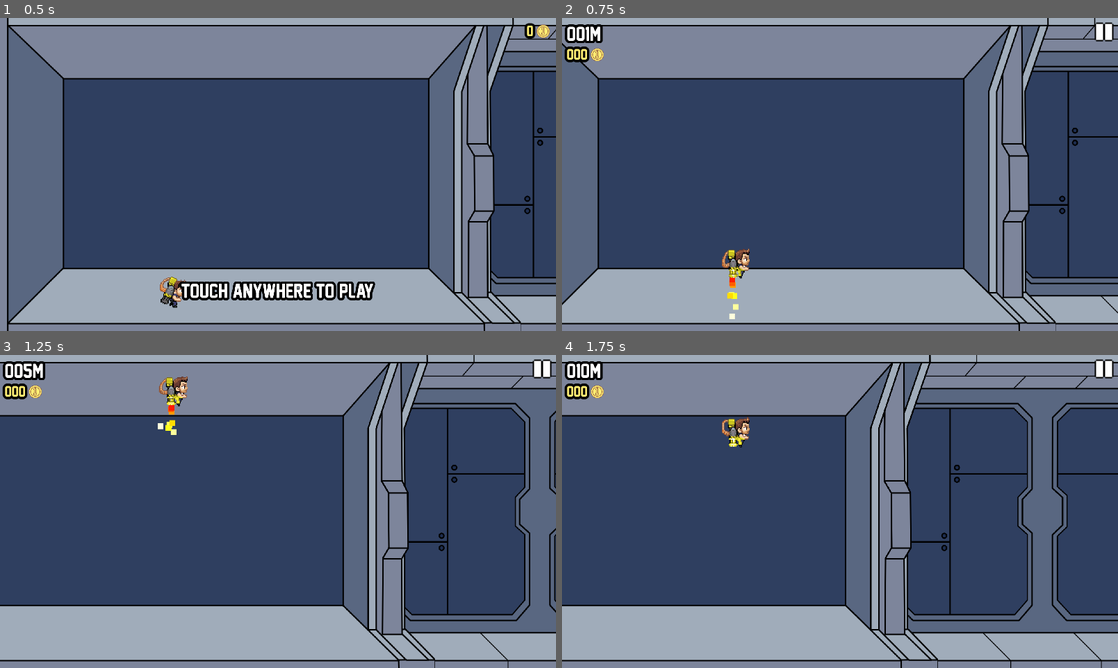
Above: before the commit, frames 1-4 (two rows, left to right).
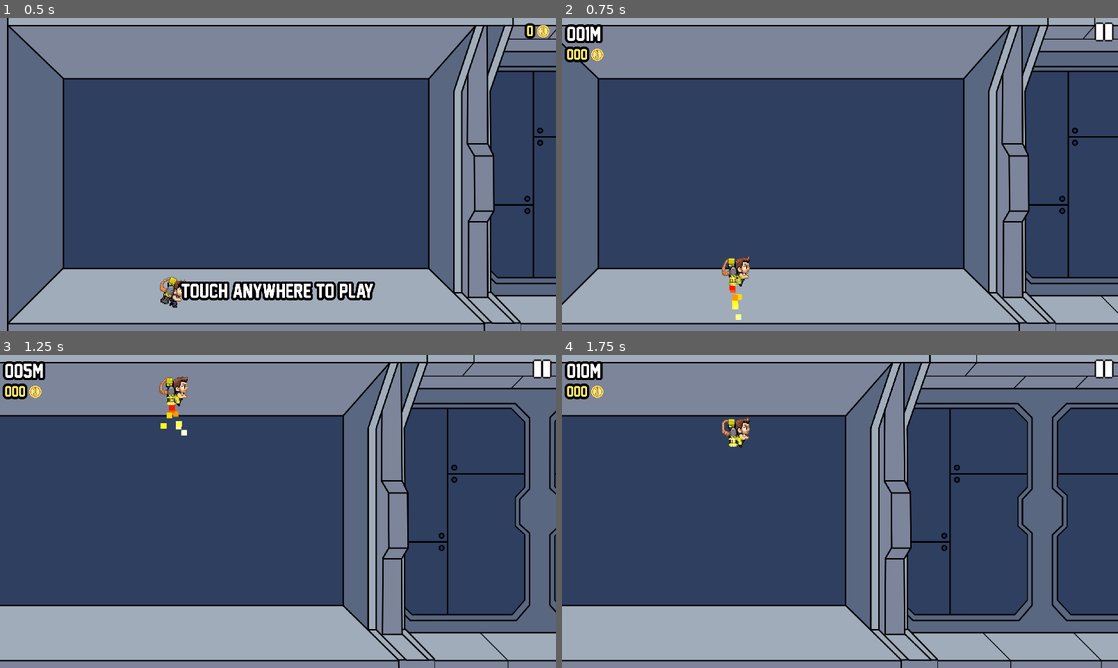
Above: after the commit, the same moments.

Repository: reyvanomario/data-dash
Game: Godot game, scene res://stages/main/main.tscn
Same seed, same stepped clock (60 frames per second), same inputs: the game is played once before the commit and once after it. Sound files missing from this copy of the repository are replaced by a short silence.
Inputs (mouse positions are in pixels of both pictures, inside the frame that each line leads up to):
- Up to frame 1 (0.5 s): no input
- Up to frame 2 (0.75 s): tap Enter at 0.5 s; move the mouse to (962, 158) at 0.52 s; press the mouse at (962, 158) at 0.53 s
- Up to frame 3 (1.25 s): no input
- Up to frame 4 (1.75 s): move the mouse to (728, 527) at 1.27 s; release the mouse at (728, 527) at 1.28 s; click (728, 527) at 1.35 s

Frame 1 is identical in both runs. In frame 2, 0.6% of the frame differs, in the area x 28-34%, y 73-97%; in frame 3, 0.2%; in frame 4, nothing differs.

Commit message:
Add coin audio when collected

Diff:
--- a/common/components/collect/collectable_2d.gd
+++ b/common/components/collect/collectable_2d.gd
@@ -5,6 +5,8 @@
 #region VARIABLES
 ## The identifier for this collectable.
 @export var identifier: String = ''
+## The audio stream to be played when this collectable is collected.
+@export var audio_streams: Array[AudioStream] = []
 #endregion
 
 #region SIGNALS
@@ -16,4 +18,10 @@
 ## To be called by a collector when this collectable is to be collected.
 func collect() -> void:
 	collected.emit()
+
+## To be called by a collector that plays an audio when this collectable is collected.
+func get_audio() -> AudioStream:
+	if audio_streams.is_empty():
+		return null
+	return audio_streams.pick_random()
 #endregion
--- a/common/components/collect/collector_2d.gd
+++ b/common/components/collect/collector_2d.gd
@@ -8,6 +8,8 @@
 
 ## The collision shape for the collector.
 @onready var collision_shape_2d: CollisionShape2D = $CollisionShape2D
+## The audio stream player respoinsible to play the specific audio for a collected collectable.
+@onready var audio_stream_player_2d: AudioStreamPlayer2D = $AudioStreamPlayer2D
 #endregion
 
 #region FUNCTIONS
@@ -16,5 +18,12 @@
 		if area is Collectable2D:
 			if area.identifier in collectable_identifiers:
 				area.collect()
+				play_audio(area)
 	)
+
+## Used to play the audio fetched from the collectable when collected.
+func play_audio(collectable: Collectable2D) -> void:
+	audio_stream_player_2d.stream = collectable.get_audio()
+	if audio_stream_player_2d.stream != null:
+		audio_stream_player_2d.play()
 #endregion
--- /dev/null
+++ b/default_bus_layout.tres
@@ -0,0 +1,27 @@
+[gd_resource type="AudioBusLayout" format=3 uid="uid://doqvyccw65fmt"]
+
+[resource]
+bus/1/name = &"sfx"
+bus/1/solo = false
+bus/1/mute = false
+bus/1/bypass_fx = false
+bus/1/volume_db = 0.0
+bus/1/send = &"Master"
+bus/2/name = &"running"
+bus/2/solo = false
+bus/2/mute = false
+bus/2/bypass_fx = false
+bus/2/volume_db = 0.0
+bus/2/send = &"sfx"
+bus/3/name = &"jetpack"
+bus/3/solo = false
+bus/3/mute = false
+bus/3/bypass_fx = false
+bus/3/volume_db = 0.0
+bus/3/send = &"sfx"
+bus/4/name = &"coins"
+bus/4/solo = false
+bus/4/mute = false
+bus/4/bypass_fx = false
+bus/4/volume_db = 0.0
+bus/4/send = &"sfx"
--- a/entities/collectable/coin/coin.tscn
+++ b/entities/collectable/coin/coin.tscn
@@ -1,9 +1,12 @@
-[gd_scene load_steps=15 format=3 uid="uid://c0daa8774747j"]
+[gd_scene load_steps=18 format=3 uid="uid://c0daa8774747j"]
 
 [ext_resource type="Script" path="res://entities/collectable/coin/coin.gd" id="1_6vs20"]
 [ext_resource type="Texture2D" uid="uid://botxktqdvtlc4" path="res://entities/collectable/coin/coin_sprite.png" id="2_dbmr0"]
 [ext_resource type="Script" path="res://common/components/collect/collectable_2d.gd" id="2_msi5q"]
 [ext_resource type="Script" path="res://utilities/spawner/spawnable/spawnable.gd" id="3_6t4p2"]
+[ext_resource type="AudioStream" uid="uid://dddxumg2gpbga" path="res://assets/original_sfx/coin_pickup_1.wav" id="6_ufq8h"]
+[ext_resource type="AudioStream" uid="uid://ktttb5iuwk8n" path="res://assets/original_sfx/coin_pickup_2.wav" id="7_x7l2a"]
+[ext_resource type="AudioStream" uid="uid://gtjcsh5ad5pr" path="res://assets/original_sfx/coin_pickup_3.wav" id="8_7engc"]
 
 [sub_resource type="CircleShape2D" id="CircleShape2D_wuwid"]
 radius = 40.0
@@ -78,6 +81,7 @@
 [node name="Collectable2D" type="Area2D" parent="."]
 script = ExtResource("2_msi5q")
 identifier = "coin"
+audio_streams = Array[AudioStream]([ExtResource("6_ufq8h"), ExtResource("7_x7l2a"), ExtResource("8_7engc")])
 
 [node name="CollisionShape2D" type="CollisionShape2D" parent="Collectable2D"]
 shape = SubResource("CircleShape2D_wuwid")
--- a/entities/player/player.gd
+++ b/entities/player/player.gd
@@ -65,7 +65,11 @@
 
 	destructable_2d.destroyed.connect(func(): GameManager.game = GameManager.Game.OVER)
 
+## Used to handle input (only flying)
 func _unhandled_input(event: InputEvent) -> void:
+	if GameManager.game != GameManager.Game.PLAYING:
+		return
+
 	if event.is_action('fly'):
 		jetpack_activated = Input.is_action_pressed('fly')
 
@@ -96,6 +100,7 @@
 func reset():
 	velocity = Vector2.ZERO
 	bullet_particles.restart()
+	bullet_particles.emitting = false
 	jetpack_activated = false
 	position = Vector2(600, 940)
 #endregion
--- a/entities/player/player.tscn
+++ b/entities/player/player.tscn
@@ -210,8 +210,11 @@
 position = Vector2(7.25, 0)
 shape = SubResource("RectangleShape2D_m76gb")
 
+[node name="AudioStreamPlayer2D" type="AudioStreamPlayer2D" parent="Collector2D"]
+
 [node name="jetpack_audio_stream_player" type="AudioStreamPlayer2D" parent="."]
 stream = ExtResource("5_2nm23")
+bus = &"jetpack"
 
 [node name="SteppingAudio" type="Node2D" parent="."]
 script = ExtResource("6_s5n0l")
@@ -219,3 +222,4 @@
 right_steps = Array[AudioStream]([ExtResource("9_lncfw"), ExtResource("10_6h6k7"), ExtResource("11_f5xqv")])
 
 [node name="AudioStreamPlayer2D" type="AudioStreamPlayer2D" parent="SteppingAudio"]
+bus = &"running"
--- a/entities/player/stepping_audio.gd
+++ b/entities/player/stepping_audio.gd
@@ -1,27 +1,36 @@
 class_name SteppingAudio
 extends Node2D
 
+#region ENUMS
+## The allowed values for current_step.
 enum Step {
 	LEFT,
 	RIGHT,
 }
+#endregion
 
+#region VARIABLES
 @export var left_steps: Array[AudioStream] = []
 @export var right_steps: Array[AudioStream] = []
 
 @onready var audio_stream_player_2d: AudioStreamPlayer2D = $AudioStreamPlayer2D
 
 var current_step: int = Step.LEFT
+#endregion
 
+#region FUNCTIONS
 func _ready() -> void:
 	audio_stream_player_2d.finished.connect(play_next_step)
 
+## To start playing the stepping audio.
 func start_playing() -> void:
 	play_next_step()
 
+## To stop playing the stepping audio.
 func stop_playing() -> void:
 	audio_stream_player_2d.stop()
 
+## Play the next step audio, alternating right and left step.
 func play_next_step() -> void:
 	var audio: AudioStream
 	if current_step == Step.LEFT:
@@ -33,3 +42,4 @@
 
 	audio_stream_player_2d.stream = audio
 	audio_stream_player_2d.play()
+#endregion
Not shown, removed: entities/player/step.ogg.import
Not shown, removed: entities/player/step.ogg
